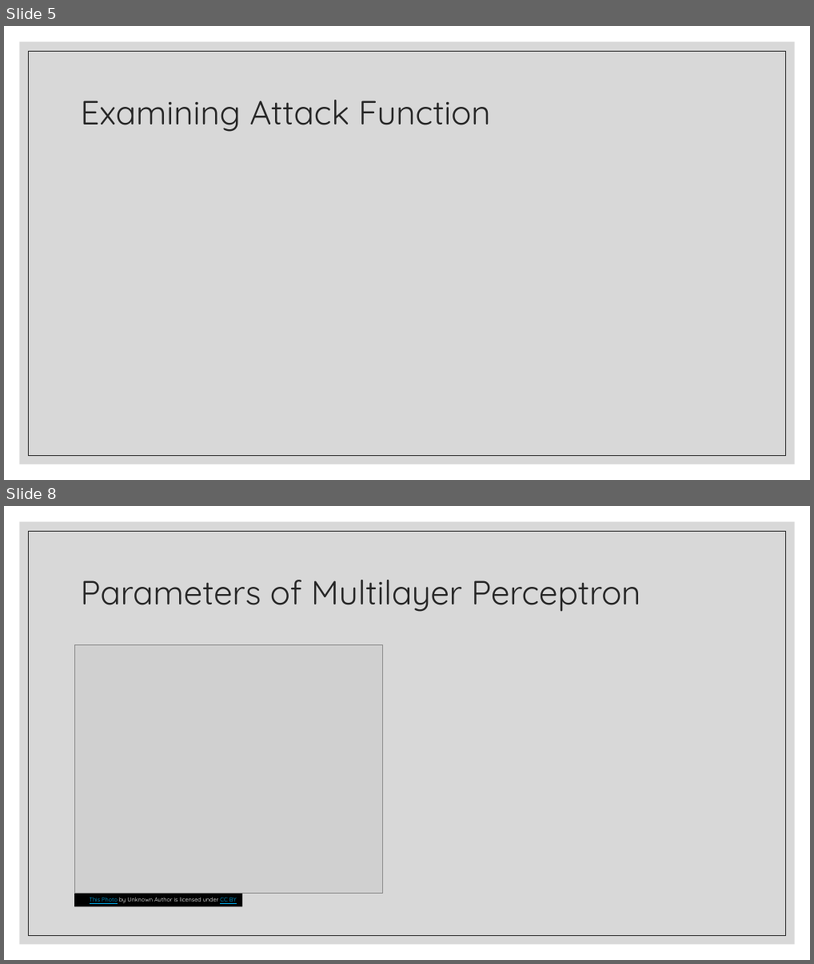
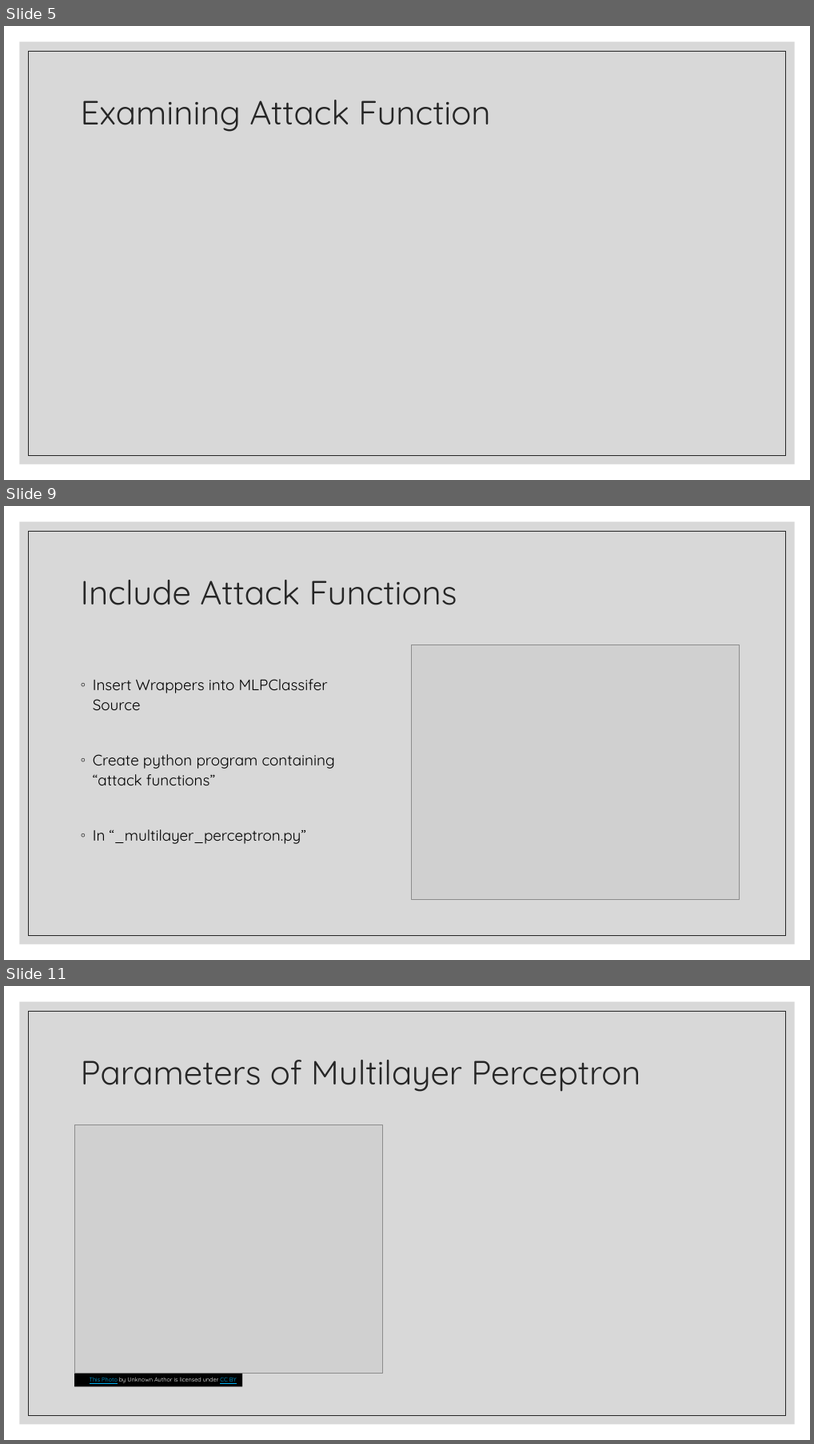
Before and after one commit to landonbuell/Convolutional-Neural-Networks, a slide deck: Presentations/09_04_2020/Modeling Attack Functions.pptx. Shown one above the other, each under a label of ours: slides 5 and 8 before the commit, slides 5, 9 and 11 after it; the slides between them are not shown. The pictures are 814x964 and 814x1444 pixels, drawn with LibreOffice and Linux fonts; fonts in the diff are those of the drawing; grey boxes stand for pictures. Boxes give left, top, right and bottom in pixels: in the first picture for what was removed or moved away, otherwise in the second. Text is boxed around its words. In the diff, an @@ line names an element or a change of style, - is before the commit and + after.

Commit message:
7 April 2020
- Added README.txt file describing the edits that need to be made to the sklearn sourcecode to  run with attack
- Updated and cleaned up main program & functions

```diff
--- a/Presentations/09_04_2020/Modeling Attack Functions.pptx
+++ b/Presentations/09_04_2020/Modeling Attack Functions.pptx
@@ slide 9 added at <box>4,506,810,960</box>, background #FFFFFF; not listed: 2 template elements that a slide beside it also shows @@
@@ title added at <box>81,580,458,605</box>, 40 pt, text #262626 @@
+Include Attack Functions
@@ picture added at <box>412,645,740,900</box> @@
@@ text added at <box>93,679,335,844</box>, 18 pt, text #000000 @@
+◦ Insert Wrappers into MLPClassifer Source
+◦ Create python program containing “attack functions”
+◦ In “_multilayer_perceptron.py”
@@ what was slide 8 is now slide 11 @@
```
Also in this commit, not shown: 1 slide changed, 5 other slides added, 5 other files.
